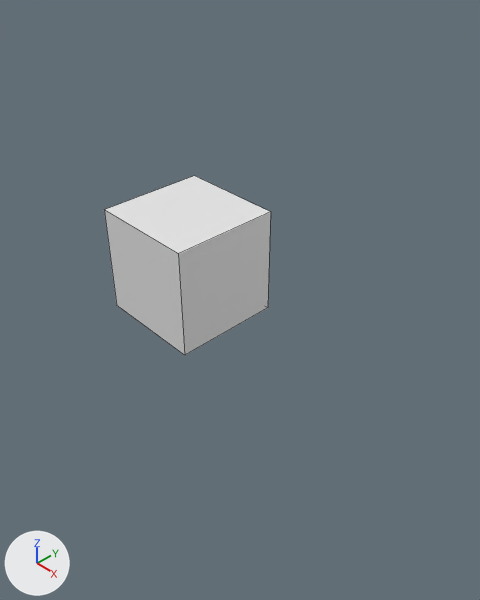
Renders of the Blender file model.blend from each side of a commit.
Camera for both pictures: a camera (50 mm lens) standing at (7.99, -6.29, 6.26) and looking at (0.17, 1.07, -1.27). The axes (+X, +Y, +Z) are drawn at lower left. The lights are the same throughout. The first picture is the older version. Mesh edges are drawn as thin lines.
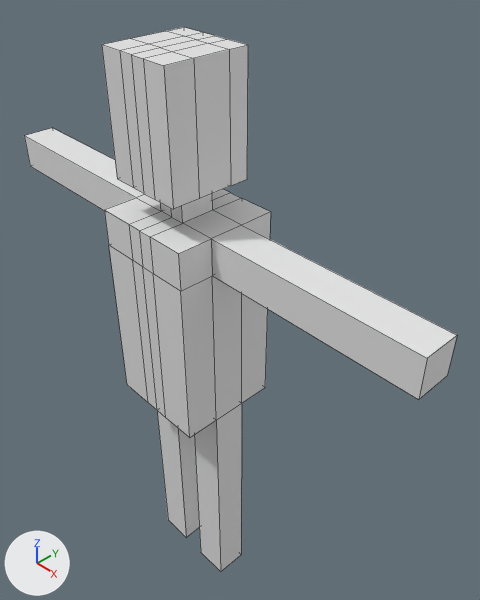
Commit message: Update 3D model to initial humanoid avatar

The change, as a diff of the scene's bpy script:
```diff
--- a/model.blend.py
+++ b/model.blend.py
@@ me_cube @@
 # used by ob_cube; location = (0.0, 0.0, 0.0)
-me_cube.from_pydata(...)  # 8 vertices, 6 faces; spans x -1.0..1.0, y -1.0..1.0, z -1.0..1.0
+me_cube.from_pydata(...)  # 68 vertices, 58 faces; spans x 0.0..5.0, y -1.0..1.0, z -8.0..3.73
+# me_cube part 1
+# 6 vertices are removed from x -1.0..1.0, y -1.0..1.0, z -1.0..1.0
+# 6 faces are deleted
+# 32 vertices are added at x 0.0..5.0, y -1.0..1.0, z -8.0..3.73
+# 18 new vertices lie (0.28, 0.0, 0.0) away from vertices in x 0.0, y -1.0..1.0, z -3.0..3.73
+# 8 new vertices lie (0.72, 0.0, 0.0) away from vertices in x 0.28, y -1.0..1.0, z -3.0..1.0
+# 8 new vertices lie (0.45, 0.0, 0.0) away from vertices in x 0.28, y -0.85..0.7, z 1.6..3.73
+# 58 new faces join them
 me_cube.materials.append(mat_material)
@@ ob_cube @@
 ob_cube.location = (0.0, 0.0, 0.0)
+_m = ob_cube.modifiers.new('Mirror', 'MIRROR')
```

Boxes [x1, y1, x2, y2] around the edits, measured in the pictures (480 x 600 px):
'Cube', reshaped, modifiers changed (158% wider, 203% taller)
    before: [104, 176, 271, 355]
    after: [24, 27, 457, 572]
